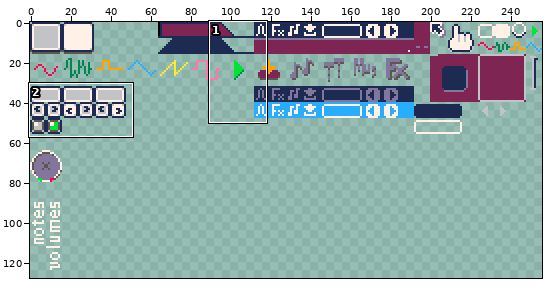
File history of a sprite sheet, tiny-cli/src/jvmMain/resources/sfx/sfx.png. Above: a wide view before the commit, with the close-up outlined.
Close-up. Before the commit:
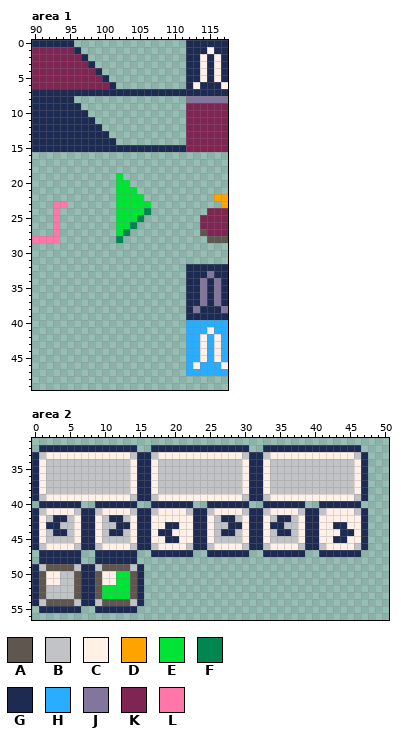
The file is 256x256 pixels. Shown: area 1: x 90..117, y 0..49; area 2: x 0..50, y 31..56. The wide view leaves out empty margins.
Palette (. is transparent): A #5f574f  B #c2c3c7  C #fff1e8  D #ffa300  E #00e436  F #008751  G #1d2b53  H #29adff  J #83769c  K #7e2553  L #ff77a8
Pixels before, area 1, first column x 90:
 0 GGGGGG................GGGGGG
 1 KKKKKKG...............GGGCGG
 2 KKKKKKKG..............GGCGCG
 3 KKKKKKKKG.............GGCGCG
 4 KKKKKKKKKG............GGCGCG
 5 KKKKKKKKKKG...........GGCGCG
 6 KKKKKKKKKKKG..........GCGGGC
 7 GGGGGGGGGGGGGGGGGGGGGGGGGGGG
 8 GGGGGG................JJJJJJ
 9 GGGGGGG...............KKKKKK
10 GGGGGGGG..............KKKKKK
11 GGGGGGGGG.............KKKKKK
12 GGGGGGGGGG............KKKKKK
13 GGGGGGGGGGG...........KKKKKK
14 GGGGGGGGGGGG..........KKKKKK
15 GGGGGGGGGGGGGGGGGGGGGGKKKKKK
16 ............................
17 ............................
18 ............................
19 ............E...............
20 ............EE..............
21 ............EEE.............
22 ............EEEE..........DD
23 ...LL.......EEEEE..........D
24 ...L........EEEEF........KKK
25 ...L........EEEF........KKKK
26 ...L........EEF.........KKKK
27 ...L........EF..........AKKK
28 LLLL........F............AAA
29 ............................
30 ............................
31 ............................
32 ......................GGGGGG
33 ......................GGGJGG
34 ......................GGJGJG
35 ......................GGJGJG
36 ......................GGJGJG
37 ......................GGJGJG
38 ......................GJGGGJ
39 ......................GGGGGG
40 ......................HHHHHH
41 ......................HHHCHH
42 ......................HHCHCH
43 ......................HHCHCH
44 ......................HHCHCH
45 ......................HHCHCH
46 ......................HCHHHC
47 ......................HHHHHH
Pixels before, area 2, first column x 0:
32 .GGGGGGGGGGGGGG..GGGGGGGGGGGGGG..GGGGGGGGGGGGGG.
33 GBCCCCCCCCCCCCBGGBCCCCCCCCCCCCBGGBCCCCCCCCCCCCBG
34 GCBBBBBBBBBBBBCGGCBBBBBBBBBBBBCGGCBBBBBBBBBBBBCG
35 GCBBBBBBBBBBBBCGGCBBBBBBBBBBBBCGGCBBBBBBBBBBBBCG
36 GCBBBBBBBBBBBBCGGCBBBBBBBBBBBBCGGCBBBBBBBBBBBBCG
37 GCBBBBBBBBBBBBCGGCBBBBBBBBBBBBCGGCBBBBBBBBBBBBCG
38 GCBBBBBBBBBBBBCGGCBBBBBBBBBBBBCGGCBBBBBBBBBBBBCG
39 GBCCCCCCCCCCCCBGGBCCCCCCCCCCCCBGGBCCCCCCCCCCCCBG
40 .GGGGGG..GGGGGG..GGGGGG..GGGGGG..GGGGGG..GGGGGG.
41 GBCCCCBGGBCCCCBGGBCCCCBGGBCCCCBGGBCCCCBGGBCCCCBG
42 GCBGGBCGGCBGGBCGGCCCCCCGGCBGGBCGGCBGGBCGGCCCCCCG
43 GCGGBBCGGCBBGGCGGCCGGCCGGCBBGGCGGCGGBBCGGCCGGCCG
44 GCBGGBCGGCBGGBCGGCGGCCCGGCBGGBCGGCBGGBCGGCCCGGCG
45 GCBBBBCGGCBBBBCGGCCGGCCGGCBBBBCGGCBBBBCGGCCGGCCG
46 GBCCCCBGGBCCCCBGGBCCCCBGGBCCCCBGGBCCCCBGGBCCCCBG
47 .GGGGGG..GGGGGG..GGGGGG..GGGGGG..GGGGGG..GGGGGG.
48 .GGGGGG..GGGGGG.................................
49 GBAAAABGGBAAAABG................................
50 GACCBBAGGACCEEAG................................
51 GACCBBAGGACCEEAG................................
52 GABBBBAGGAEEEEAG................................
53 GABBBBAGGAEEEEAG................................
54 GBAAAABGGBAAAABG................................
55 .GGGGGG..GGGGGG.................................
The same view after the edit:
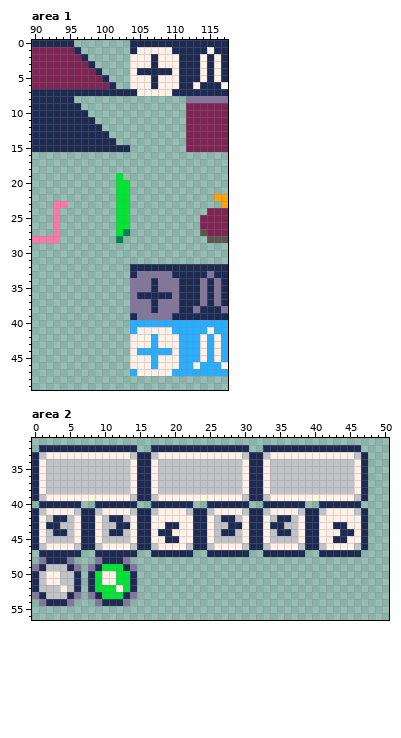
Edits made:
Area 1:
y 0: x 104..111 ........ -> GGGGGGGG
y 1: x 104..111 ........ -> GCCCCCGG
y 2..3: x 104..111 ........ -> CCCGCCCG
y 4: x 104..111 ........ -> CGGGGGCG
y 5..6: x 104..111 ........ -> CCCGCCCG
y 7: x 105..109 GGGGG -> CCCCC
y 15: x 104..111 GGGGGGGG -> ........
y 21: x 104 E -> .
y 22: x 104..105 EE -> ..
y 23: x 104..106 EEE -> ...
y 24: x 104..106 EEF -> ...
y 25: x 104..105 EF -> ..
y 26: x 104 F -> .
y 32: x 104..111 ........ -> GGGGGGGG
y 33: x 104..111 ........ -> GJJJJJGG
y 34..35: x 104..111 ........ -> JJJGJJJG
y 36: x 104..111 ........ -> JGGGGGJG
y 37..38: x 104..111 ........ -> JJJGJJJG
y 39: x 104..111 ........ -> GJJJJJGG
y 40: x 104..111 ........ -> HHHHHHHH
y 41: x 104..111 ........ -> HCCCCCHH
y 42..43: x 104..111 ........ -> CCCHCCCH
y 44: x 104..111 ........ -> CHHHHHCH
y 45..46: x 104..111 ........ -> CCCHCCCH
y 47: x 104..111 ........ -> HCCCCCHH
Area 2:
y 48: x 1 G -> J; x 5..6 GG -> J.; x 9 G -> J; x 13..14 GG -> J.
y 49: x 0..15 GBAAAABGGBAAAABG -> JGBBBGJ.JGEEEGJ.
y 50..51: x 1 A -> B; x 6..7 AG -> G.; x 9 A -> E; x 14..15 AG -> G.
y 52: x 1 A -> B; x 4 B -> C; x 6..7 AG -> G.; x 9 A -> E; x 12 E -> C; x 14..15 AG -> G.
y 53: x 0..1 GA -> JG; x 5..9 BAGGA -> GJ.JG; x 13..15 EAG -> GJ.
y 54: x 0..15 GBAAAABGGBAAAABG -> .JGGGJ...JGGGJ..
y 55: x 1..6 GGGGGG -> ......; x 9..14 GGGGGG -> ......
Changed places in both close-ups, as pixel boxes (x1, y1, x2, y2):
changed: (130, 40, 186, 96)
erased: (130, 145, 186, 152)
erased: (130, 187, 151, 229)
added: (130, 264, 186, 376)
changed: (32, 557, 144, 613)
